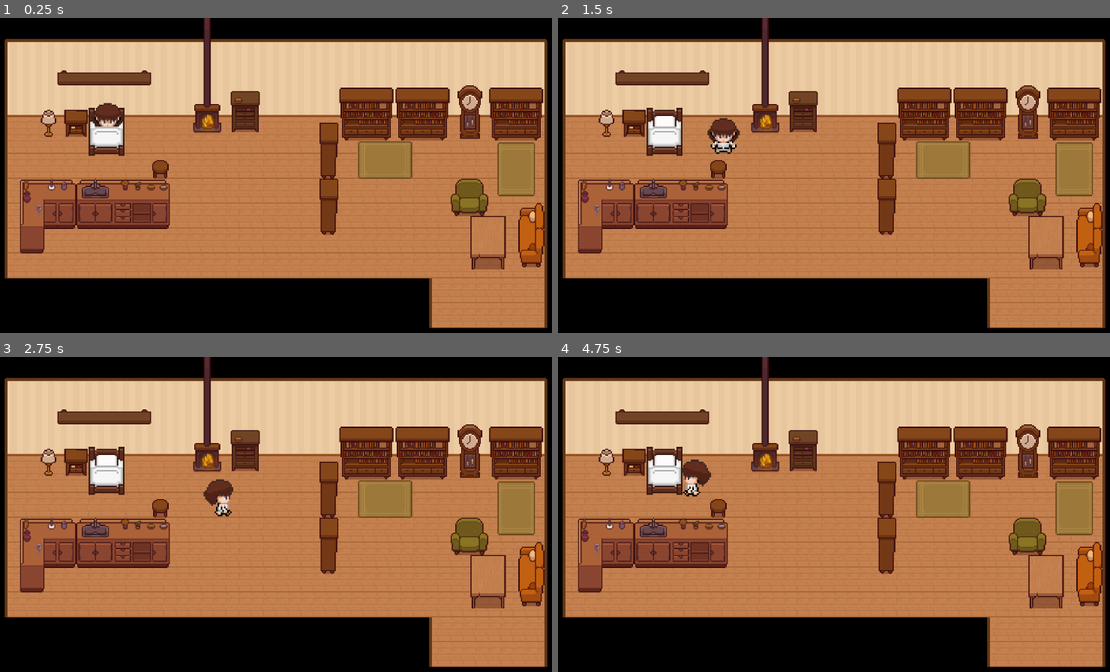
Above: before the commit, frames 1-4 (two rows, left to right).
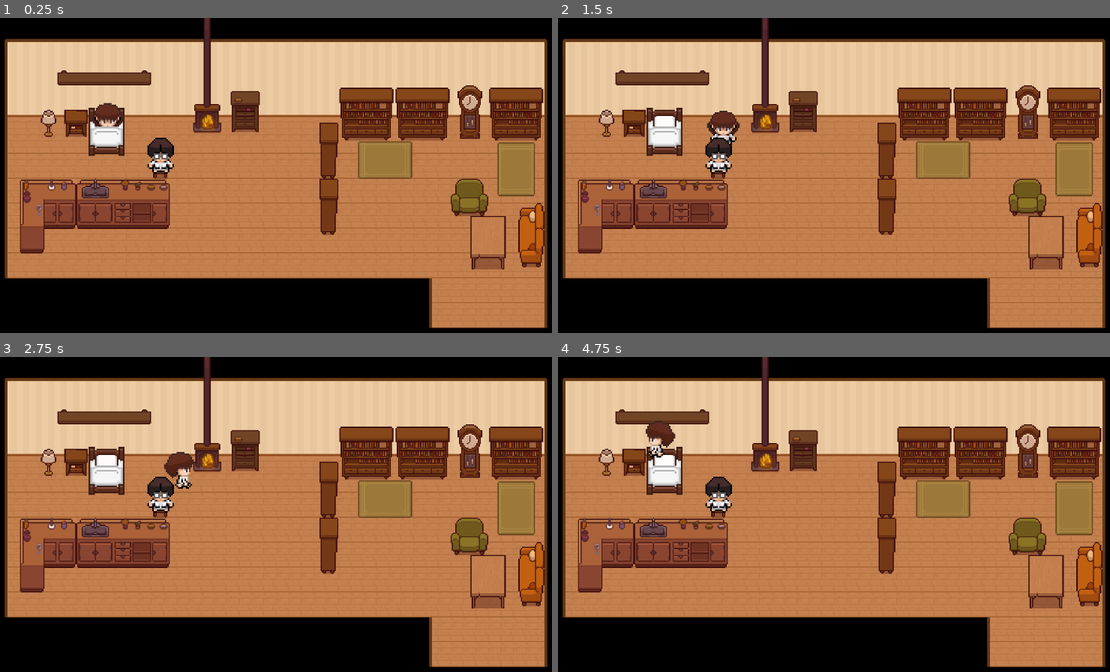
Above: after the commit, the same moments.

Repository: wtrmlnrch/Senior-Project-Game
Game: Godot game, scene res://game_scenes/interiors/clinic.tscn
Two runs of this game, one before a commit and one after it. Both use one fixed random seed, a clock stepped at 60 frames per second and the inputs below. This scene is started directly instead of the project's main scene.
Inputs:
- Up to frame 1 (0.25 s): no input
- Up to frame 2 (1.5 s): tap Enter at 0.5 s; hold D (right) 0.53-1.28 s; tap E (Interact) at 0.6, 1.35 s; hold S (down) from 1.28 s (still down)
- Up to frame 3 (2.75 s): release S (down) at 2.03 s; hold D (right) from 2.03 s (still down); tap E (Interact) at 2.1 s
- Up to frame 4 (4.75 s): release D (right) at 2.78 s; hold W (up) 2.78-3.53 s; tap E (Interact) at 2.85, 3.6, 4.35 s; hold A (left) from 3.53 s (still down)

The runs differ from the first frame. In frame 1, 0.4% of the frame differs, in the area x 26-32%, y 38-50%; in frame 2, 0.8%; in frame 3, 1.3%, in the area x 26-43%, y 30-51%; in frame 4, 1.3%.

Commit message:
doctor implemented

Diff:
--- /dev/null
+++ b/game_scenes/characters/doctor.gd
@@ -0,0 +1,8 @@
+extends npc
+
+
+func _ready():
+	npc_name = "Dr. Land"
+
+func special_talk_function():
+	pick_inventory_slot('pill')
--- /dev/null
+++ b/game_scenes/characters/doctor.tscn
@@ -0,0 +1,107 @@
+[gd_scene load_steps=18 format=3 uid="uid://ctuohewi60foc"]
+
+[ext_resource type="PackedScene" uid="uid://dn8yg13b2cubb" path="res://game_scenes/characters/npc.tscn" id="1_25gq6"]
+[ext_resource type="Script" uid="uid://byskd8fhmdcrg" path="res://game_scenes/characters/doctor.gd" id="2_07uux"]
+[ext_resource type="Texture2D" uid="uid://gdiadyw7gajj" path="res://Assets/NPCS/Villagers/doctor/Doctor-forward-stand.PNG" id="2_jvv5m"]
+[ext_resource type="Texture2D" uid="uid://d1jsfbmsrj1i3" path="res://Assets/NPCS/Villagers/doctor/doctor-back-stand.PNG" id="2_lbu62"]
+[ext_resource type="Texture2D" uid="uid://ck7dkme8m4c5c" path="res://Assets/NPCS/Villagers/doctor/doctor-back-walk-left.PNG" id="3_07uux"]
+[ext_resource type="Texture2D" uid="uid://d8e465vnpjrf" path="res://Assets/NPCS/Villagers/doctor/Doctor-forward-walk-left.PNG" id="3_solot"]
+[ext_resource type="Texture2D" uid="uid://esbpj8ss1wrv" path="res://Assets/NPCS/Villagers/doctor/doctor-forward-walk-right.PNG" id="4_1ess5"]
+[ext_resource type="Texture2D" uid="uid://7bptrsydljwf" path="res://Assets/NPCS/Villagers/doctor/doctor-back-walk-right.PNG" id="4_ea2kg"]
+[ext_resource type="Texture2D" uid="uid://cflc2bqyvik5c" path="res://Assets/NPCS/Villagers/doctor/doctor-left-stand.PNG" id="8_0cogn"]
+[ext_resource type="Texture2D" uid="uid://c32o0j8v4q0nm" path="res://Assets/NPCS/Villagers/doctor/doctor-left-walk-left.PNG" id="9_ekryc"]
+[ext_resource type="Texture2D" uid="uid://dfw8vgfr376qj" path="res://Assets/NPCS/Villagers/doctor/doctor-left-walk-right.PNG" id="10_aiva0"]
+[ext_resource type="Texture2D" uid="uid://bfmp71qkly5pt" path="res://Assets/NPCS/Villagers/doctor/doctor-right-stand.PNG" id="11_20akn"]
+[ext_resource type="Texture2D" uid="uid://cv8wiqxtci44h" path="res://Assets/NPCS/Villagers/doctor/doctor-right-walk-left.PNG" id="12_lbl2i"]
+[ext_resource type="Texture2D" uid="uid://fdch40jgaou5" path="res://Assets/NPCS/Villagers/doctor/doctor-right-walk-right.PNG" id="13_vk4kc"]
+
+[sub_resource type="SpriteFrames" id="SpriteFrames_tqxbb"]
+resource_local_to_scene = true
+animations = [{
+"frames": [{
+"duration": 1.0,
+"texture": ExtResource("2_lbu62")
+}, {
+"duration": 1.0,
+"texture": ExtResource("3_07uux")
+}, {
+"duration": 1.0,
+"texture": ExtResource("2_lbu62")
+}, {
+"duration": 1.0,
+"texture": ExtResource("4_ea2kg")
+}],
+"loop": true,
+"name": &"walking-backward",
+"speed": 5.0
+}, {
+"frames": [{
+"duration": 1.0,
+"texture": ExtResource("2_jvv5m")
+}, {
+"duration": 1.0,
+"texture": ExtResource("3_solot")
+}, {
+"duration": 1.0,
+"texture": ExtResource("2_jvv5m")
+}, {
+"duration": 1.0,
+"texture": ExtResource("4_1ess5")
+}],
+"loop": true,
+"name": &"walking-forward",
+"speed": 5.0
+}, {
+"frames": [{
+"duration": 1.0,
+"texture": ExtResource("8_0cogn")
+}, {
+"duration": 1.0,
+"texture": ExtResource("9_ekryc")
+}, {
+"duration": 1.0,
+"texture": ExtResource("8_0cogn")
+}, {
+"duration": 1.0,
+"texture": ExtResource("10_aiva0")
+}],
+"loop": true,
+"name": &"walking-left",
+"speed": 5.0
+}, {
+"frames": [{
+"duration": 1.0,
+"texture": ExtResource("11_20akn")
+}, {
+"duration": 1.0,
+"texture": ExtResource("12_lbl2i")
+}, {
+"duration": 1.0,
+"texture": ExtResource("11_20akn")
+}, {
+"duration": 1.0,
+"texture": ExtResource("13_vk4kc")
+}],
+"loop": true,
+"name": &"walking-right",
+"speed": 5.0
+}]
+
+[sub_resource type="CircleShape2D" id="CircleShape2D_07uux"]
+radius = 67.0
+
+[sub_resource type="CircleShape2D" id="CircleShape2D_lbu62"]
+radius = 17.0
+
+[node name="Doctor" instance=ExtResource("1_25gq6")]
+script = ExtResource("2_07uux")
+
+[node name="AnimatedSprite2D" parent="." index="0"]
+sprite_frames = SubResource("SpriteFrames_tqxbb")
+
+[node name="CollisionShape2D" parent="talk-area" index="0"]
+shape = SubResource("CircleShape2D_07uux")
+
+[node name="CollisionShape2D" parent="." index="2"]
+position = Vector2(0, 8)
+shape = SubResource("CircleShape2D_lbu62")
--- a/game_scenes/characters/npc.gd
+++ b/game_scenes/characters/npc.gd
@@ -1,10 +1,18 @@
 extends CharacterBody2D
+class_name npc
 
 # npc code examples
 #npc.move(Vector2(1, 0))  # move right
 #npc.move(Vector2(0, -1)) # move up
 #npc.move(Vector2.ZERO)   # stop
 
+var globals_keys = [
+	"inventory1item",
+	"inventory2item",
+	"inventory3item",
+	"inventory4item",
+	"inventory5item"
+]
 
 @export var max_speed: int = 100
 var speed: int
@@ -55,6 +63,7 @@
 func talk():
 	Globals.is_talking_to_npc = true
 	Globals.npc_interacting_with = npc_name
+	special_talk_function()
 
 
 func _on_talkarea_body_entered(body: Node2D) -> void:
@@ -62,3 +71,20 @@
 
 func _on_talkarea_body_exited(body: Node2D) -> void:
 	player_near = false
+
+func special_talk_function():
+	pass
+
+
+func pick_inventory_slot(item: String) -> void:
+	var item_added = false
+	for i in range(globals_keys.size()):
+		if (Globals.get(globals_keys[i]) == ""):
+			Globals.set(globals_keys[i], item)
+			item_added = true
+			print(item + ' added')
+			break
+
+	if (item_added == false):
+		Globals.inventory_full = true
+		print('inventory is full')
--- a/game_scenes/characters/npc.tscn
+++ b/game_scenes/characters/npc.tscn
@@ -1,8 +1,9 @@
 [gd_scene load_steps=3 format=3 uid="uid://dn8yg13b2cubb"]
 
-[ext_resource type="Script" path="res://game_scenes/characters/npc.gd" id="1_uigbd"]
+[ext_resource type="Script" uid="uid://q7noqw43a6fq" path="res://game_scenes/characters/npc.gd" id="1_uigbd"]
 
 [sub_resource type="SpriteFrames" id="SpriteFrames_fpidf"]
+resource_local_to_scene = true
 animations = [{
 "frames": [],
 "loop": true,
@@ -28,15 +29,16 @@
 [node name="NPC" type="CharacterBody2D"]
 script = ExtResource("1_uigbd")
 
-[node name="CollisionShape2D" type="CollisionShape2D" parent="."]
-
 [node name="AnimatedSprite2D" type="AnimatedSprite2D" parent="."]
+texture_filter = 1
 sprite_frames = SubResource("SpriteFrames_fpidf")
-animation = &"walking-right"
+animation = &"walking-forward"
 
 [node name="talk-area" type="Area2D" parent="."]
 
 [node name="CollisionShape2D" type="CollisionShape2D" parent="talk-area"]
 
+[node name="CollisionShape2D" type="CollisionShape2D" parent="."]
+
 [connection signal="body_entered" from="talk-area" to="." method="_on_talkarea_body_entered"]
 [connection signal="body_exited" from="talk-area" to="." method="_on_talkarea_body_exited"]
--- a/game_scenes/interiors/clinic.gd
+++ b/game_scenes/interiors/clinic.gd
@@ -1,9 +1,16 @@
 extends Node2D
 
 @onready var camera = $MainCharacter/PlayerCamera
+
+var scene = load("res://newfolder/Scenes/MinimumViableProduct/level0_Snow.tscn")
 
 func _ready():
 	camera.limit_left = 750
 	camera.limit_right = 750
 	camera.limit_top = -15
 	camera.limit_bottom = -15
+
+
+func _on_exit_body_entered(body: Node2D) -> void:
+	print("Triggered by:", body.name)
+	get_tree().change_scene_to_packed(scene)
--- a/game_scenes/interiors/clinic.tscn
+++ b/game_scenes/interiors/clinic.tscn
@@ -8,7 +8,8 @@
 [ext_resource type="Texture2D" uid="uid://bgcuegbbwqhm1" path="res://Assets/Interiors/TopDownHouse_FurnitureState1.png" id="4_pdftk"]
 [ext_resource type="PackedScene" uid="uid://dbvb0tv5xe1aq" path="res://newfolder/Scenes/CharacterSprites/MainCharacter.tscn" id="6_6m1p4"]
 [ext_resource type="Texture2D" uid="uid://dmj0pw0uk3qy1" path="res://Assets/Interiors/TopDownHouse_SmallItems.png" id="6_l4ylf"]
-[ext_resource type="PackedScene" path="res://game_scenes/interiors/bed.tscn" id="7_pdftk"]
+[ext_resource type="PackedScene" uid="uid://llqhuogioxy8" path="res://game_scenes/interiors/bed.tscn" id="7_pdftk"]
+[ext_resource type="PackedScene" uid="uid://ctuohewi60foc" path="res://game_scenes/characters/doctor.tscn" id="9_xb3uh"]
 [ext_resource type="Texture2D" uid="uid://b8blbantwne0i" path="res://Assets/Interiors/black-bg.png" id="10_ds78w"]
 
 [sub_resource type="TileSetAtlasSource" id="TileSetAtlasSource_15ep2"]
@@ -997,6 +998,10 @@
 [node name="MainCharacter" parent="." instance=ExtResource("6_6m1p4")]
 position = Vector2(160, 119)
 
+[node name="Doctor" parent="." instance=ExtResource("9_xb3uh")]
+z_index = 1
+position = Vector2(229, 163)
+
 [node name="Bed" parent="." instance=ExtResource("7_pdftk")]
 position = Vector2(159, 118)
 
@@ -1027,6 +1032,7 @@
 shape = SubResource("RectangleShape2D_ds78w")
 
 [node name="West" type="StaticBody2D" parent="CollisionAreas"]
+collision_layer = 32
 
 [node name="CollisionShape2D" type="CollisionShape2D" parent="CollisionAreas/West"]
 position = Vector2(747.5, 199)
@@ -1044,3 +1050,5 @@
 position = Vector2(139.5, 39.4704)
 scale = Vector2(1.1395, 1.05926)
 texture = ExtResource("10_ds78w")
+
+[connection signal="body_entered" from="Exit" to="." method="_on_exit_body_entered"]
--- /dev/null
+++ b/game_scenes/inventory/items/pill.tscn
@@ -0,0 +1,11 @@
+[gd_scene load_steps=3 format=3 uid="uid://5mr4vvokfo6a"]
+
+[ext_resource type="PackedScene" uid="uid://b6oia18pvk0yj" path="res://newfolder/Scenes/MinimumViableProduct/inventory_item.tscn" id="1_jc52r"]
+[ext_resource type="Texture2D" uid="uid://di76pskg4025u" path="res://newfolder/Graphics/InventoryItems/pill.png" id="2_hae6n"]
+
+[node name="Pill" instance=ExtResource("1_jc52r")]
+
+[node name="Sprite2D" parent="." index="0"]
+texture_filter = 1
+scale = Vector2(0.3, 0.3)
+texture = ExtResource("2_hae6n")
--- a/newfolder/Scenes/MinimumViableProduct/inventory_slot.gd
+++ b/newfolder/Scenes/MinimumViableProduct/inventory_slot.gd
@@ -1,6 +1,7 @@
 extends TextureButton
 
 @onready var blueberry = $Blueberry
+@onready var pill = $Pill
 
 
 
@@ -13,7 +14,8 @@
 ]
 
 var items_that_exist = [
-	"blueberry"
+	"blueberry",
+	"pill"
 ]
 
 var items = [
@@ -26,7 +28,8 @@
 
 func _ready():
 	items = [
-		blueberry
+		blueberry,
+		pill
 	]
 
 
--- a/newfolder/Scenes/MinimumViableProduct/inventory_slot.tscn
+++ b/newfolder/Scenes/MinimumViableProduct/inventory_slot.tscn
@@ -1,9 +1,10 @@
-[gd_scene load_steps=5 format=3 uid="uid://dbwolix1dv6sg"]
+[gd_scene load_steps=6 format=3 uid="uid://dbwolix1dv6sg"]
 
 [ext_resource type="Texture2D" uid="uid://cum6un4873ihv" path="res://newfolder/Graphics/UI/Inventory_Selected.PNG" id="1_d2q24"]
 [ext_resource type="Texture2D" uid="uid://slup1h6f342g" path="res://newfolder/Graphics/UI/Inventory_Unselected.PNG" id="2_echtt"]
 [ext_resource type="PackedScene" uid="uid://bwlndny60ofub" path="res://newfolder/Scenes/MinimumViableProduct/blueberry.tscn" id="3_echtt"]
 [ext_resource type="Script" uid="uid://caybq5vgyhqns" path="res://newfolder/Scenes/MinimumViableProduct/inventory_slot.gd" id="3_pi0h3"]
+[ext_resource type="PackedScene" uid="uid://5mr4vvokfo6a" path="res://game_scenes/inventory/items/pill.tscn" id="5_0db3v"]
 
 [node name="TextureButton" type="TextureButton"]
 texture_filter = 1
@@ -18,3 +19,6 @@
 visible = false
 position = Vector2(49, 50)
 scale = Vector2(0.35, 0.35)
+
+[node name="Pill" parent="." instance=ExtResource("5_0db3v")]
+position = Vector2(49, 48)
Not shown, added: game_scenes/characters/doctor.gd.uid
Not shown: 1 places in game_scenes/interiors/clinic.tscn that only renumber resources
Binary file added: newfolder/Graphics/InventoryItems/pill.png
Not shown, added: newfolder/Graphics/InventoryItems/pill.png.import
Not shown: 1 places in newfolder/Scenes/MinimumViableProduct/inventory_item.tscn that only renumber resources
